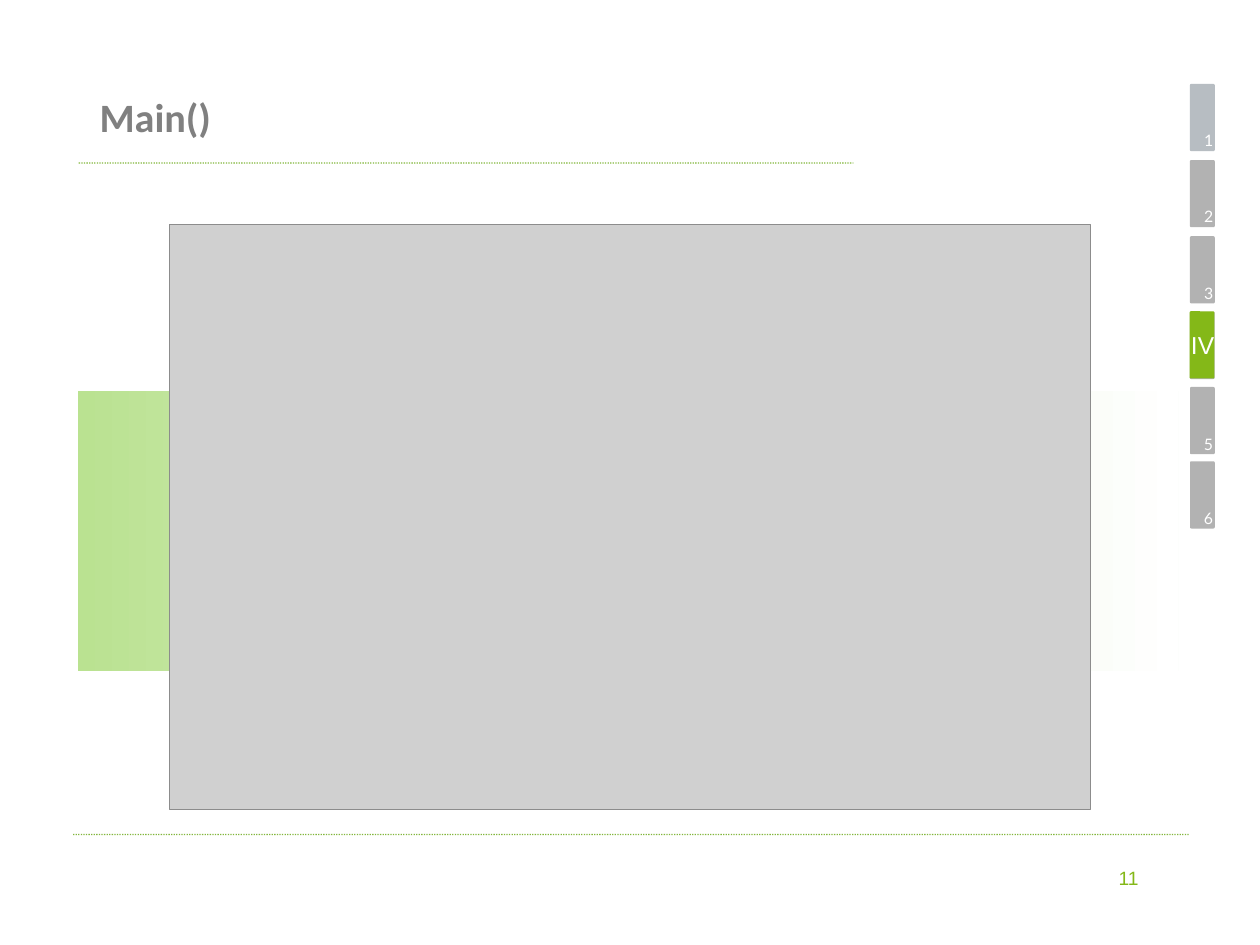
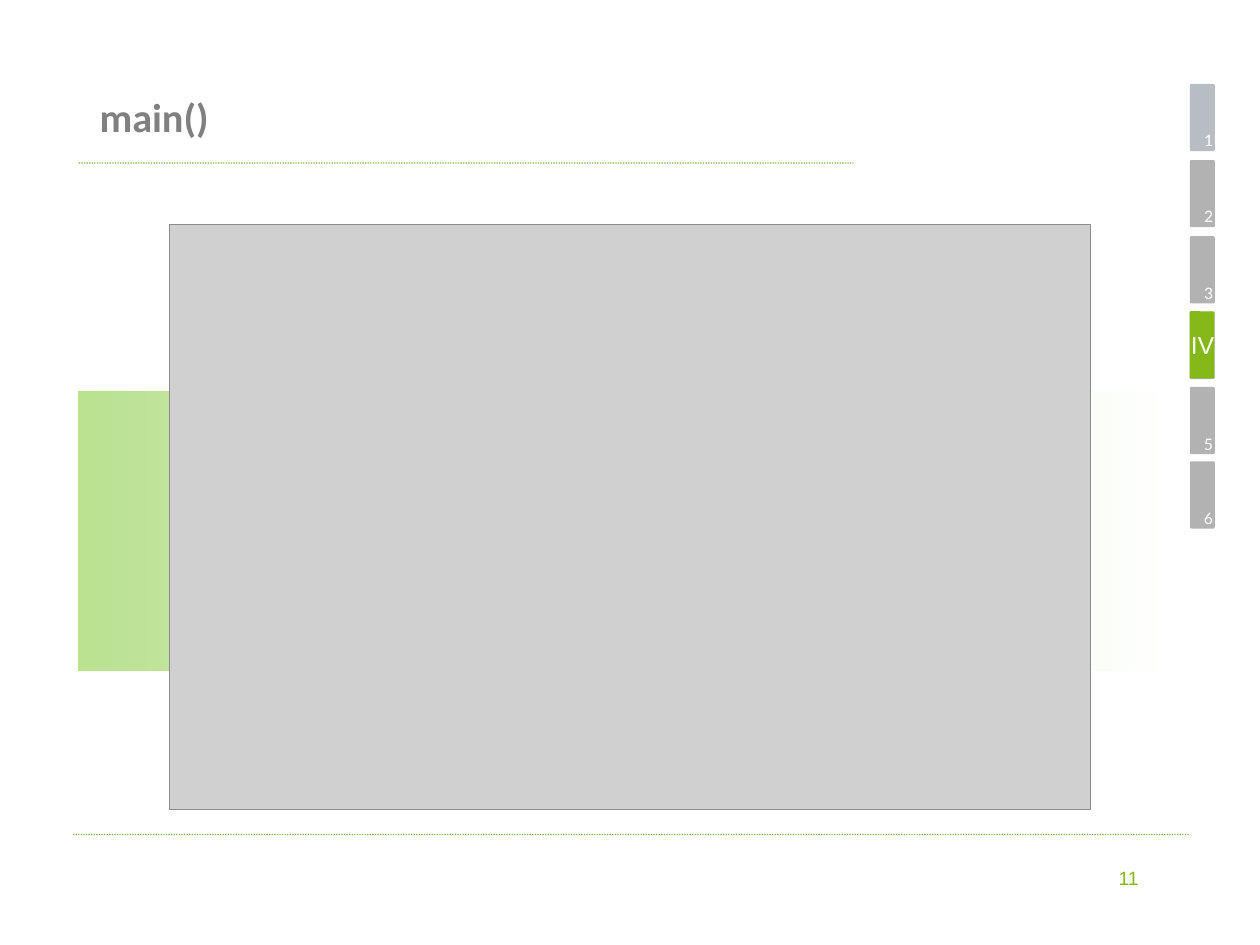
Before and after one commit to koeni90/elevatorUML, a slide deck: slide 11 of Präsentation ohne Ausgeblendete Folie.pptx. Drawn at 1260x945 pixels with LibreOffice and Linux fonts; fonts in the diff are those of the drawing; grey boxes stand for pictures; background and template pictures are left out. Boxes give left, top, right and bottom in pixels: in the first picture for what was removed or moved away, otherwise in the second. Text is boxed around its words. In the diff, an @@ line names an element or a change of style, - is before the commit and + after.

```diff
--- a/Präsentation ohne Ausgeblendete Folie.pptx
+++ b/Präsentation ohne Ausgeblendete Folie.pptx
@@ title at (100,102,209,138): text changed @@
-Main()
+main()
```
Also in this commit, not shown: 6 other slides changed.
